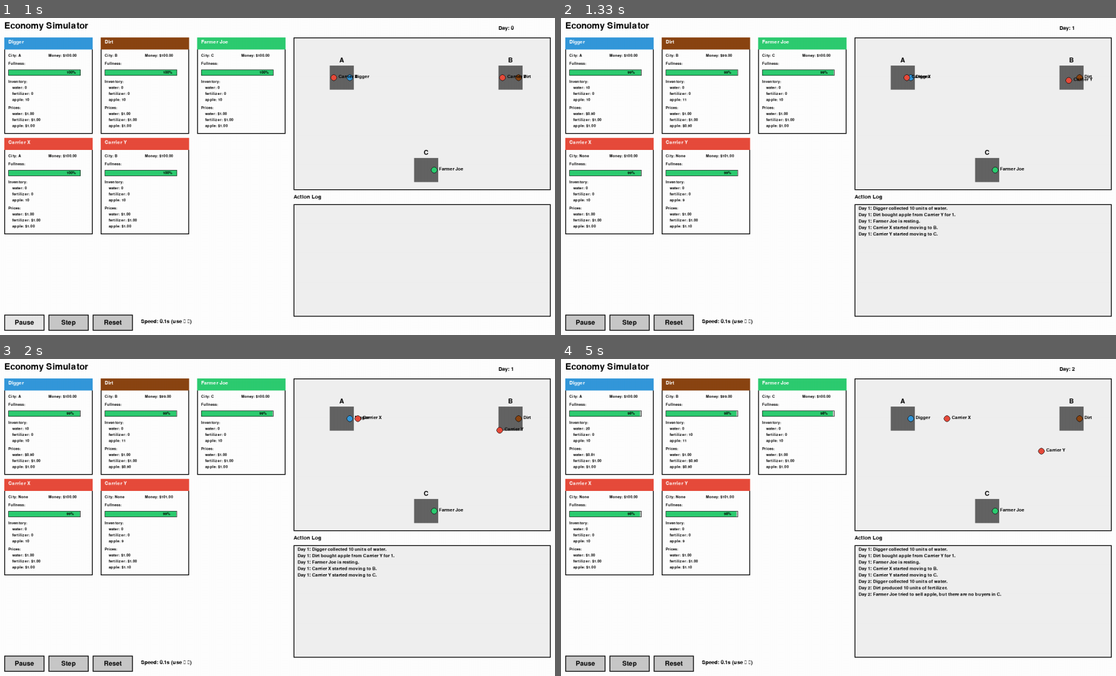
Above: before the commit, frames 1-4 (two rows, left to right).
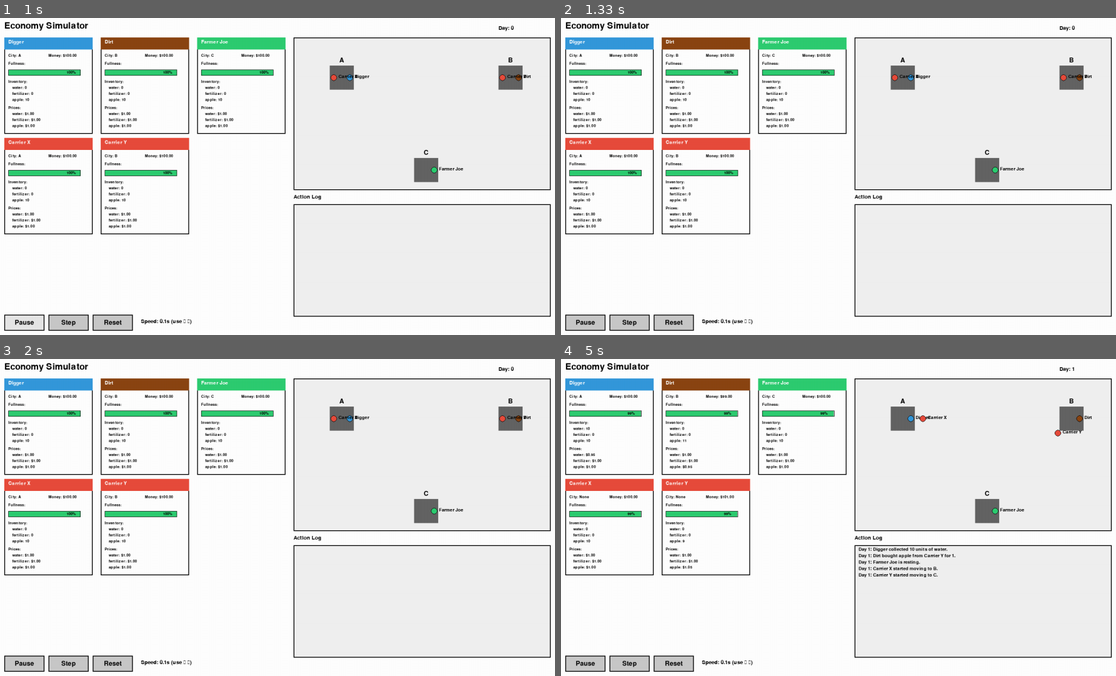
Above: after the commit, the same moments.

Repository: KentShikama/economy-simulator
Game: pygame game, started from economy-simulator-gui/pygame_gui.py
Two runs of this game, one before a commit and one after it. Both use one fixed random seed, a clock stepped at 60 frames per second and the inputs below.
Inputs (mouse positions are in pixels of both pictures, inside the frame that each line leads up to):
- Up to frame 1 (1 s): click "Play" at 0.38 s; hold Right from 0.67 s (still down)
- Up to frame 2 (1.33 s): release Right at 1.13 s; click (1021, 170) at 1.22 s
- Up to frame 3 (2 s): no input
- Up to frame 4 (5 s): hold Left 2-2.53 s; hold Left 2.57-2.97 s; hold Right 3-3.63 s; hold Left 3.67-4.13 s; hold Right 4.17-4.63 s; hold Right from 4.67 s (still down)

Frame 1 is identical in both runs. In frame 2, 0.8% of the frame differs, in the area x 3-96%, y 2-70%; in frame 3, 0.9%, in the area x 3-95%, y 2-70%; in frame 4, 0.7%.

Commit message:
Checkpoint for healthy distribution

Diff:
--- a/economy-simulator-gui/pygame_gui.py
+++ b/economy-simulator-gui/pygame_gui.py
@@ -9,7 +9,7 @@
 # Constants
 WINDOW_WIDTH = 1400
 WINDOW_HEIGHT = 800
-FPS = 60
+FPS = 30
 
 # Colors
 WHITE = (255, 255, 255)
@@ -209,7 +209,7 @@
         self.simulator = EconomySimulator()
         self.running = True
         self.paused = True
-        self.simulation_speed = 10  # milliseconds between steps
+        self.simulation_speed = 3  # milliseconds between steps
         self.last_step_time = 0
 
         # UI elements
--- a/economy-simulator-gui/simulator.py
+++ b/economy-simulator-gui/simulator.py
@@ -7,7 +7,10 @@
 FULLNESS_ADDITION = 20
 
 # Price adjustment constants
-PRICE_ADJUSTMENT_RATE = 0.1
+PRICE_ADJUSTMENT_RATE = 0.05
+
+# Peddler inventory limit
+MAX_INVENTORY_PEDDLER = 20
 
 
 class ActionType(Enum):
@@ -64,24 +67,31 @@
             return f"{self.name} consumed {item}."
         return f"{self.name} has no {item} to consume."
 
-    def adjust_prices_after_action(self, action_result: ActionResult):
-        """Adjust prices based on the action result."""
-        action_type = action_result.action_type
-        item = action_result.item
-        other_person = action_result.other_person
-
-        if action_type == ActionType.BUY_SUCCESS:
-            self.prices[item] *= (1 - PRICE_ADJUSTMENT_RATE)
-            other_person.prices[item] *= (1 + PRICE_ADJUSTMENT_RATE)
-        elif action_type == ActionType.BUY_REFUSED:
-            self.prices[item] *= (1 + PRICE_ADJUSTMENT_RATE)
-        elif action_type == ActionType.SELL_SUCCESS:
-            self.prices[item] *= (1 + PRICE_ADJUSTMENT_RATE)
-            other_person.prices[item] *= (1 - PRICE_ADJUSTMENT_RATE)
-        elif action_type == ActionType.SELL_REFUSED:
-            self.prices[item] *= (1 - PRICE_ADJUSTMENT_RATE)
-        elif action_type in [ActionType.PRODUCE, ActionType.COLLECT, ActionType.GROW]:
-            self.prices[item] *= (1 - PRICE_ADJUSTMENT_RATE)
+    def adjust_prices(self, action_result: ActionResult):
+        if isinstance(action_result, ActionResult):
+            action_type = action_result.action_type
+            item = action_result.item
+            other_person = action_result.other_person
+
+            if action_type == ActionType.BUY_SUCCESS:
+                self.prices[item] *= (1 - PRICE_ADJUSTMENT_RATE)
+                other_person.prices[item] *= (1 + PRICE_ADJUSTMENT_RATE)
+            elif action_type == ActionType.BUY_REFUSED:
+                self.prices[item] *= (1 + PRICE_ADJUSTMENT_RATE)
+            elif action_type == ActionType.SELL_SUCCESS:
+                self.prices[item] *= (1 + PRICE_ADJUSTMENT_RATE)
+                other_person.prices[item] *= (1 - PRICE_ADJUSTMENT_RATE)
+            elif action_type == ActionType.SELL_REFUSED:
+                self.prices[item] *= (1 - PRICE_ADJUSTMENT_RATE)
+            elif action_type in [ActionType.PRODUCE, ActionType.COLLECT]:
+                self.prices[item] *= (1 - PRICE_ADJUSTMENT_RATE)
+            elif action_type == ActionType.GROW:
+                self.prices[item] *= (1 - PRICE_ADJUSTMENT_RATE)
+                self.prices['water'] *= (1 + PRICE_ADJUSTMENT_RATE)
+                self.prices['fertilizer'] *= (1 + PRICE_ADJUSTMENT_RATE)
+
+        if self.fullness < 70:
+            self.prices['apple'] *= (1 + PRICE_ADJUSTMENT_RATE / 5)
 
     def buy(self, item, other_people: List['Person']):
         sellers = [person for person in other_people if person.inventory[item] > 0 and person.city == self.city]
@@ -99,8 +109,10 @@
                 message = f"{self.name} bought {item} from {seller.name} for {price}."
                 return ActionResult(ActionType.BUY_SUCCESS, item, message, seller)
             else:
-                return f"{self.name} cannot afford {item}."
-        return f"{self.name} tried to buy {item}, but it is out of stock."
+                message = f"{self.name} cannot afford {item}."
+                return ActionResult(ActionType.BUY_REFUSED, item, message, seller)
+        message = f"{self.name} tried to buy {item}, but it is out of stock."
+        return ActionResult(ActionType.BUY_REFUSED, item, message, None)
 
     def sell(self, item, other_people: List['Person']):
         if self.inventory[item] <= 0:
@@ -120,8 +132,10 @@
                 buyer.inventory[item] += 1
                 message = f"{self.name} sold {item} to {buyer.name} for {price}."
                 return ActionResult(ActionType.SELL_SUCCESS, item, message, buyer)
-            return f"{self.name} cannot sell {item} because no one can afford it."
-        return f"{self.name} tried to sell {item}, but there are no buyers in {self.city}."
+            message = f"{self.name} cannot sell {item} because no one can afford it."
+            return ActionResult(ActionType.SELL_REFUSED, item, message, buyer)
+        message = f"{self.name} tried to sell {item}, but there are no buyers in {self.city}."
+        return ActionResult(ActionType.SELL_REFUSED, item, message, None)
 
 
 @dataclass
@@ -165,8 +179,8 @@
 
     def collect_water(self):
         self.inventory['water'] += 10
-        self.prices['water'] *= (1 - PRICE_ADJUSTMENT_RATE)
-        return f"{self.name} collected 10 units of water."
+        message = f"{self.name} collected 10 units of water."
+        return ActionResult(ActionType.COLLECT, 'water', message)
 
 
 @dataclass
@@ -210,8 +224,8 @@
 
     def produce_fertilizer(self):
         self.inventory['fertilizer'] += 10
-        self.prices['fertilizer'] *= (1 - PRICE_ADJUSTMENT_RATE)
-        return f"{self.name} produced 10 units of fertilizer."
+        message = f"{self.name} produced 10 units of fertilizer."
+        return ActionResult(ActionType.PRODUCE, 'fertilizer', message)
 
 
 @dataclass
@@ -277,10 +291,8 @@
             self.inventory['water'] -= 1
             self.inventory['fertilizer'] -= 1
             self.inventory['apple'] += 10
-            self.prices['water'] *= (1 + PRICE_ADJUSTMENT_RATE)
-            self.prices['fertilizer'] *= (1 + PRICE_ADJUSTMENT_RATE)
-            self.prices['apple'] *= (1 - PRICE_ADJUSTMENT_RATE)
-            return f"{self.name} grew 10 units of apple."
+            message = f"{self.name} grew 10 units of apple."
+            return ActionResult(ActionType.GROW, 'apple', message)
         return f"{self.name} does not have enough resources to grow apples."
 
 
@@ -319,24 +331,24 @@
                 item = action.split('_')[1]
                 other_people_in_city_with_item = [person for person in other_people_in_city if
                                                   person.inventory[item] > 0]
-                if other_people_in_city_with_item:
+                if other_people_in_city_with_item and self.inventory[item] < MAX_INVENTORY_PEDDLER:
                     seller = min(other_people_in_city_with_item, key=lambda x: x.prices[item])
                     can_afford = self.money >= seller.prices[item]
-                    is_profitable = seller.prices[item] < (
-                            sum([person.prices[item] for person in other_people_in_other_cities]) / len(
-                        other_people_in_other_cities))
-                    if can_afford and is_profitable:
-                        weights[i] = 1
+                    avg_price = sum([person.prices[item] for person in other_people_in_other_cities]) / len(
+                        other_people_in_other_cities)
+                    profit_margin = (avg_price - seller.prices[item]) / seller.prices[item]
+                    if can_afford and profit_margin > 0:
+                        weights[i] = max(1, int(profit_margin * 10))
             elif 'sell' in action:
                 item = action.split('_')[1]
                 other_people_in_city = [person for person in other_people if person.city == self.city]
                 if other_people_in_city and self.inventory[item] > 0:
                     buyer = max(other_people_in_city, key=lambda x: x.prices[item])
-                    is_profitable = buyer.prices[item] > (
-                            sum([person.prices[item] for person in other_people_in_other_cities]) / len(
-                        other_people_in_other_cities))
-                    if is_profitable:
-                        weights[i] = 1
+                    avg_price = sum([person.prices[item] for person in other_people_in_other_cities]) / len(
+                        other_people_in_other_cities)
+                    profit_margin = (buyer.prices[item] - avg_price) / avg_price
+                    if profit_margin > 0:
+                        weights[i] = max(1, int(profit_margin * 10))
             elif 'move' in action:
                 city = action.split('_')[1]
                 if city != self.city and not self.destination:
@@ -397,18 +409,14 @@
             person.fullness -= 1
 
             result = None
-            if person.destination:  # Don't act while moving
-                # but they can still consume
+            if person.destination:  # Don't act while moving but they can still consume
                 if person.fullness < 25 and person.inventory['apple'] > 0:
                     result = person.consume('apple')
             else:
                 result = person.act([p for p in self.people if p != person])
-                # Apply price adjustments after the action if it's an ActionResult
-                if isinstance(result, ActionResult):
-                    person.adjust_prices_after_action(result)
+                person.adjust_prices(result)
 
             if result:
-                # Extract message from ActionResult or use string directly
                 action_text = result.message if isinstance(result, ActionResult) else result
                 day_actions.append({
                     'person': person.name,
